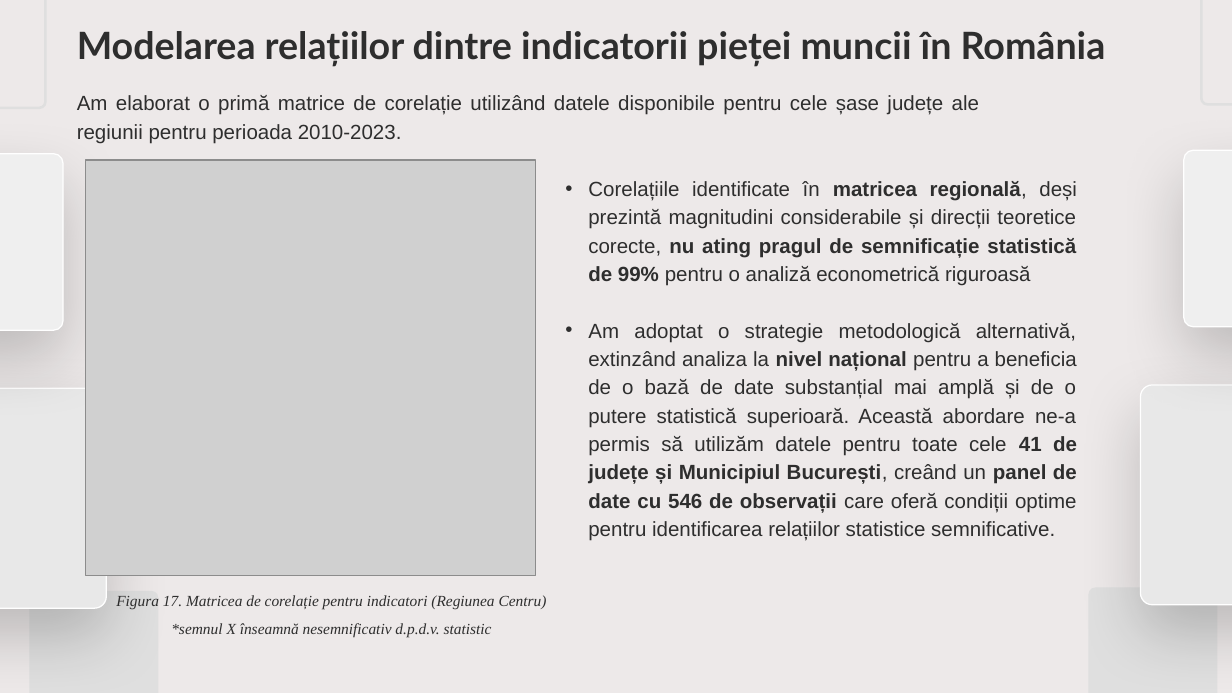
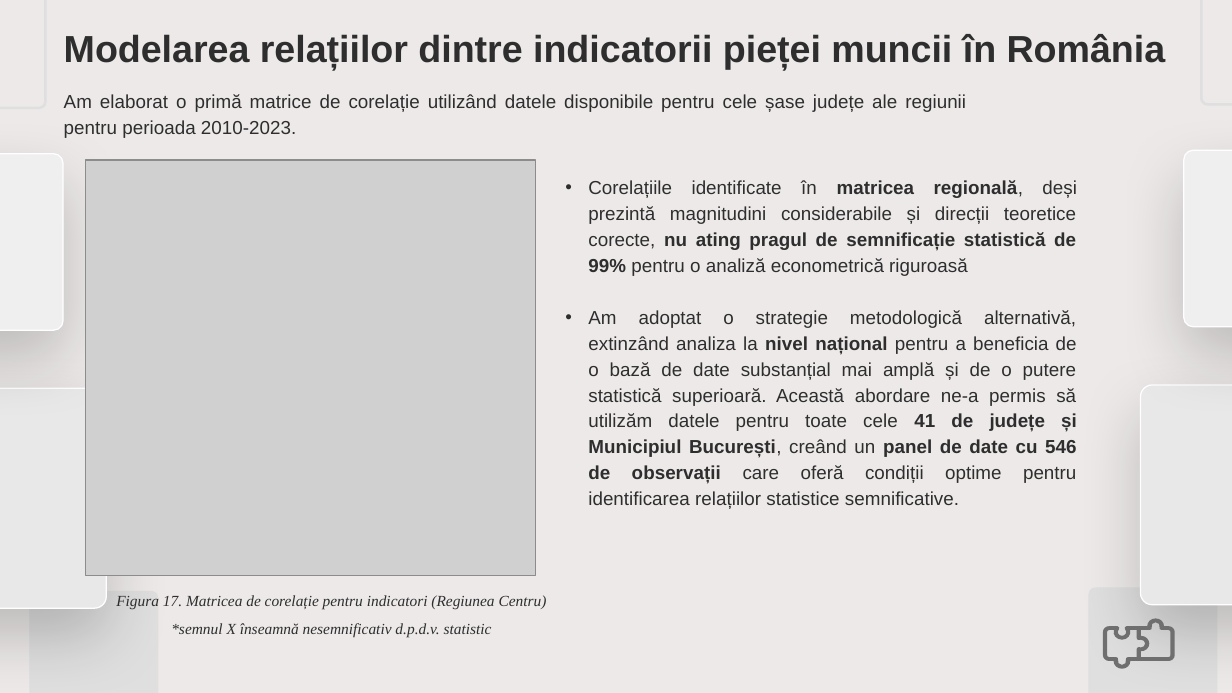
Before and after one commit to d4vjd/Labor-Market-Analysis-App, a slide deck: slide 23 of Prezentare.pptx. Drawn at 1232x693 pixels with LibreOffice and Linux fonts; fonts in the diff are those of the drawing; grey boxes stand for pictures. Boxes give left, top, right and bottom in pixels: in the first picture for what was removed or moved away, otherwise in the second. Text is boxed around its words. In the diff, an @@ line names an element or a change of style, - is before the commit and + after.

```diff
--- a/Prezentare.pptx
+++ b/Prezentare.pptx
@@ text "Modelarea relațiilor dintre indicatorii pieței ...": place and size @@
-text "Modelarea relațiilor dintre indicatorii pieței ..." at <box>77,31,1106,67</box>
+text "Modelarea relațiilor dintre indicatorii pieței ..." at <box>64,34,1166,69</box>
@@ text "Modelarea relațiilor dintre indicatorii pieței ..." at <box>64,34,1166,69</box>: font Lato to Arial @@
@@ text "Am elaborat o primă matrice ..." at <box>64,94,966,138</box>: size 12 to 11 pt @@
@@ text "Am elaborat o primă matrice ...": place and size @@
-text "Am elaborat o primă matrice ..." at <box>77,95,979,144</box>
+text "Am elaborat o primă matrice ..." at <box>64,94,966,138</box>
@@ text "Corelațiile identificate în matricea regională, ..." at <box>588,180,1077,509</box>: size 12 to 11 pt @@
@@ freeform shape added at <box>1103,618,1174,669</box>, fill #707070 @@
```
Also in this commit, not shown: 30 other slides changed, 6 slides removed, 6 other files.
